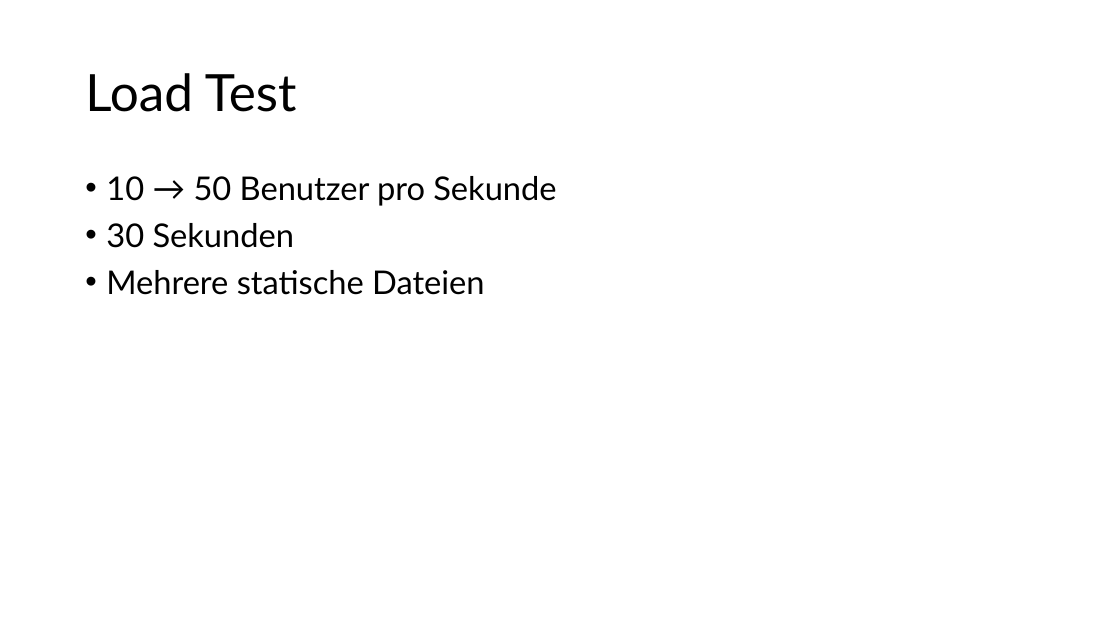
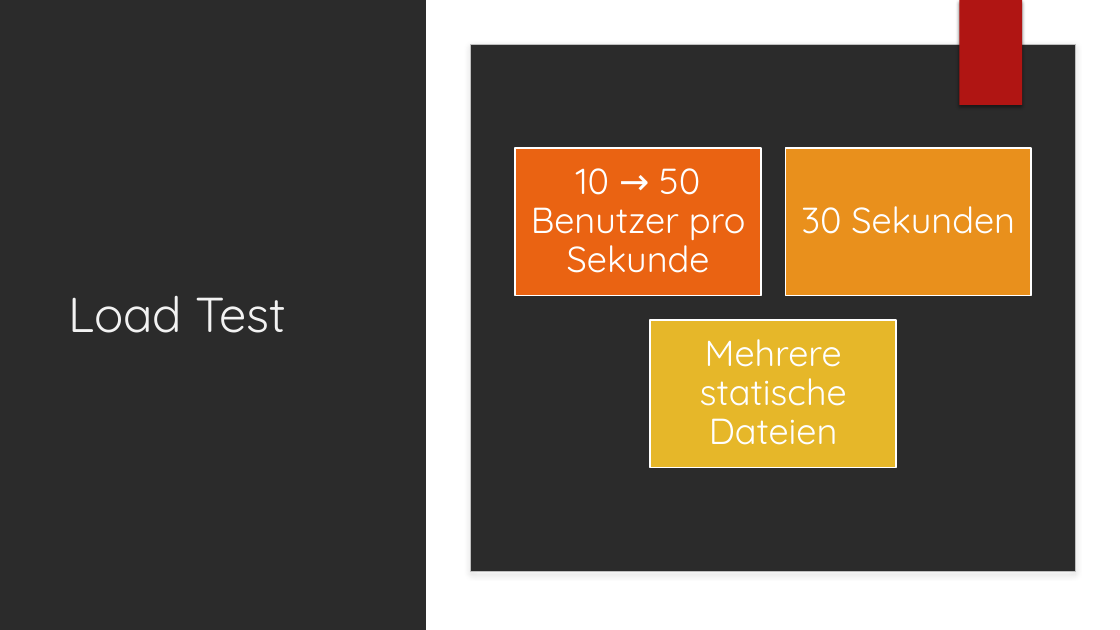
Before and after one commit to Jimbknight/excalidraw, a slide deck: slide 9 of Presentation.pptx (slide 10 before the commit). Drawn at 1120x630 pixels with LibreOffice and Linux fonts; fonts in the diff are those of the drawing; background and template pictures are left out; a plain dark background stands for a picture behind light text. Boxes give left, top, right and bottom in pixels: in the first picture for what was removed or moved away, otherwise in the second. Text is boxed around its words. In the diff, an @@ line names an element or a change of style, - is before the commit and + after.

```diff
--- a/Presentation.pptx
+++ b/Presentation.pptx
@@ background #FFFFFF to picture (left out) @@
@@ rectangle added at (426, 0, 1120, 630), fill #FFFFFF @@
@@ rectangle added at (959, 0, 1022, 105), fill #B01513 @@
@@ rectangle added at (960, 0, 1023, 105), fill #B01513 @@
@@ rounded rectangle added at (471, 45, 1075, 572), fill #FFFFFF, outline #BFBFBF 1 pt @@
@@ title "Load Test": place and size @@
-title "Load Test" at (85, 73, 297, 112)
+title "Load Test" at (68, 296, 287, 333)
@@ title "Load Test" at (68, 296, 287, 333): size 44 to 42 pt, font Lato to Quicksand, text colour #000000 to #F2F2F2; line spacing 0.9 to 1 @@
@@ text removed at (106, 176, 556, 295) @@
-• 10 → 50 Benutzer pro Sekunde
-• 30 Sekunden
-• Mehrere statische Dateien
@@ group added at (515, 149, 1031, 467): 3 rectangles, 3 texts @@
+10 → 50 Benutzer pro Sekunde
+30 Sekunden
+Mehrere statische Dateien
```
Also in this commit, not shown: 9 other slides changed, 2 slides removed.
